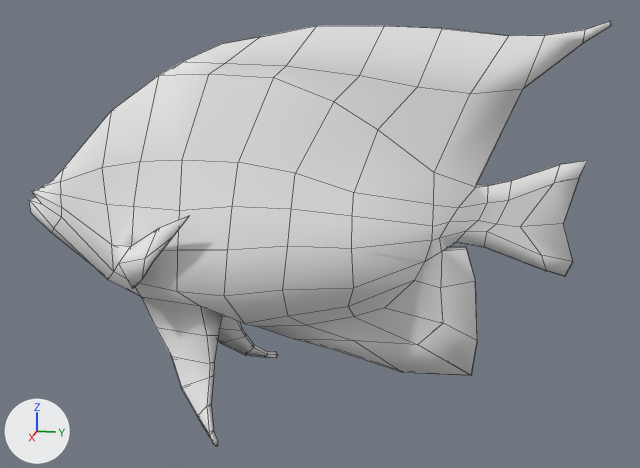
One commit to the OBJ model CGeIHC/modelos/Peces/TropicalFish/TropicalFish15.obj: the scene before it, then after it.
One viewpoint serves both versions: a 50 mm lens placed at (676.0, 154.0, 159.0), pointed at (-1.0, 18.0, -10.0). Every picture has the same lights, and +X, +Y and +Z are marked at lower left. Mesh edges are drawn as thin lines. Where no turn or scale is listed for an object, it has been applied to the vertices.

Objects in the first picture: 'TropicalFish15'.
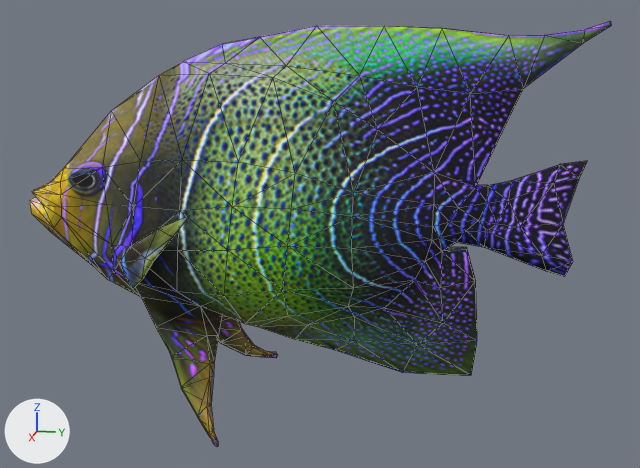
The newer file is also rescaled (x0.537), turned or shifted as a whole; pictures and numbers use the older file's frame.

Edits to the scene script, one JSON object a line:
```json
{"op": "add", "block": "img_tropicalfish15_jpg", "code": ["img_tropicalfish15_jpg = load_image('TropicalFish15.jpg', 'TropicalFish15.jpg', 512, 512, 'sRGB')"]}
{"op": "remove", "block": "mat_15___default", "code": "mat_15___default.base_color = (0.8, 0.8, 0.8)  # white #e7e7e7"}
{"op": "add", "block": "mat_15___default", "code": "mat_15___default.texture = img_tropicalfish15_jpg"}
{"op": "set", "path": "mat_15___default.roughness", "old": "1.0", "new": "0.9"}
```

Pixel boxes (x1, y1, x2, y2) of what changed, in the pictures (640 x 468 px):
```json
{"object": "TropicalFish15", "change": "surface changed", "before": [29, 21, 611, 447], "after": [29, 21, 611, 447]}
```
